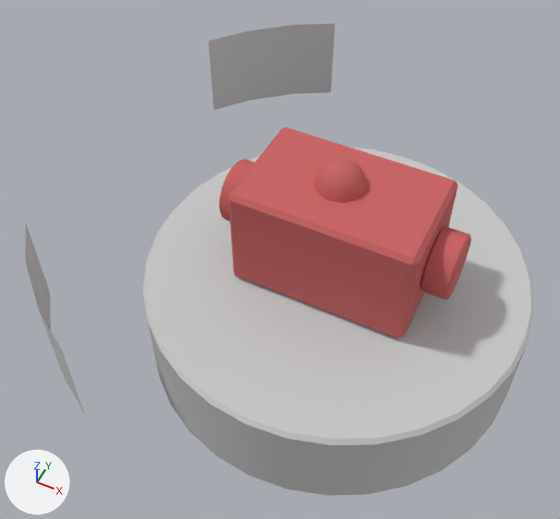
Before and after pictures for a commit that changed the FBX model Assets/Assets/interactivityStation.FBX.
One viewpoint serves both versions: a 50 mm camera at (-16.41, -4.98, 7.06) aimed at (-18.77, -0.25, 1.14). The lights are fixed; the arrows at lower left show +X, +Y and +Z. Where no turn or scale is listed for an object, it has been applied to the vertices.

In view in the first picture: 'box', 'button_right', 'button_wrong', 'light', 'objectStand', 'rotateLeft', 'rotateRight'.
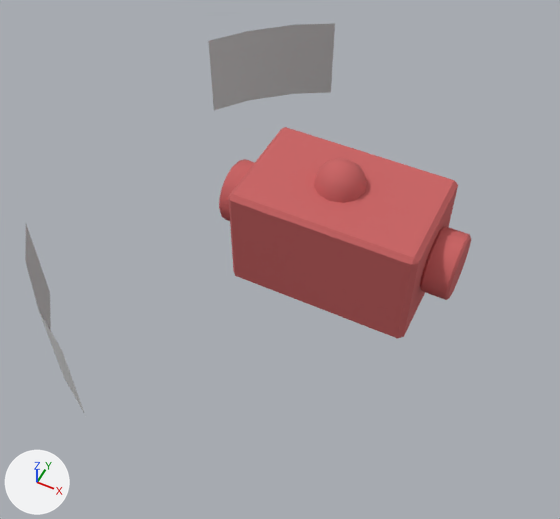
Boxes (x1, y1, x2, y2) around the edits, measured in the pictures (560 x 519 px):
'objectStand', deleted: before (143, 147, 535, 496)

What changed in the scene script:
```text
Remove ob_objectstand:
    ob_objectstand = bpy.data.objects.new('objectStand', me_mesh)
    ob_objectstand.location = (-18.23, 0.0, 0.0)
```
